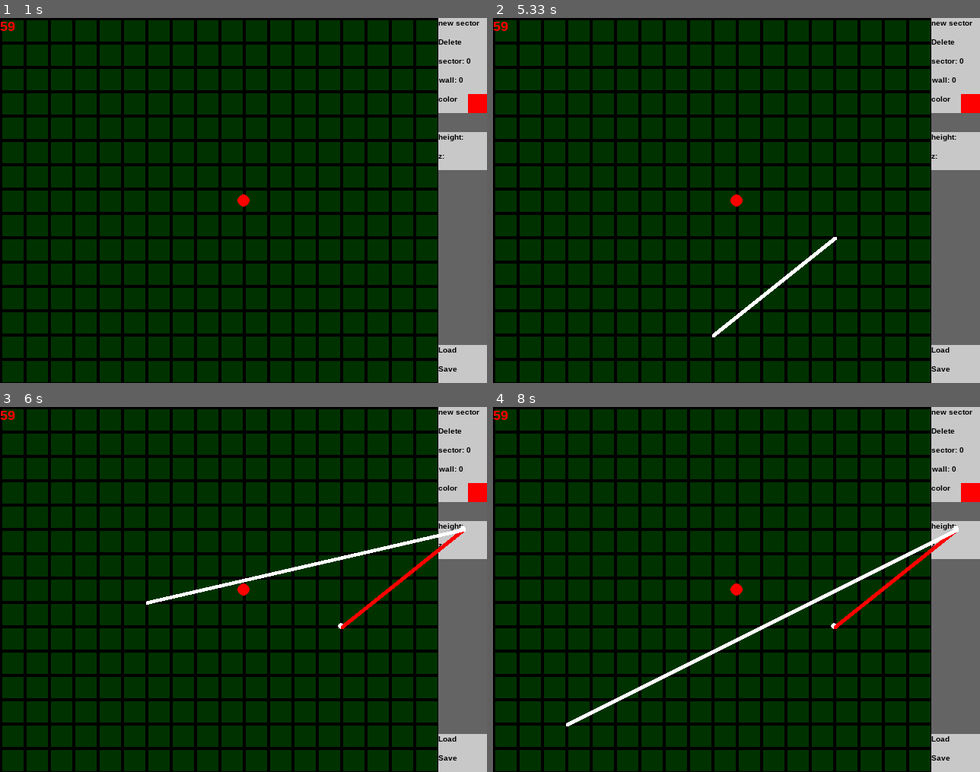
Above: before the commit, frames 1-4 (two rows, left to right).
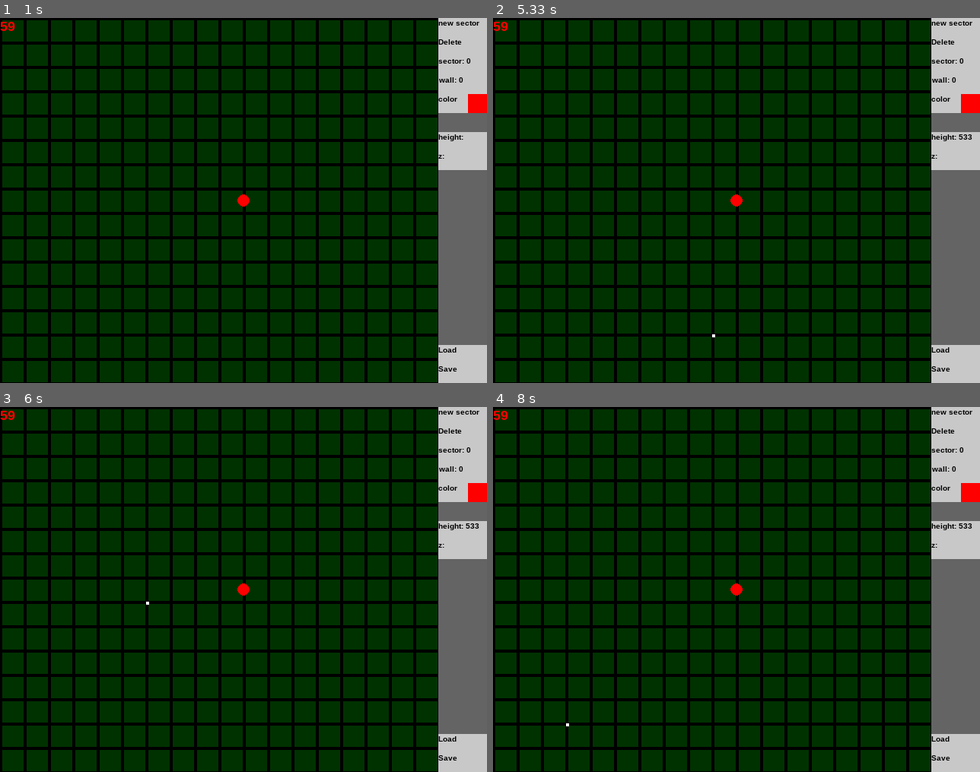
Above: after the commit, the same moments.

Repository: ArtonLong/pygame
Game: pygame game, started from 3d_rendering/main.py
Two runs of this game, one before a commit and one after it. Both use one fixed random seed, a clock stepped at 60 frames per second and the inputs below.
Inputs (mouse positions are in pixels of both pictures, inside the frame that each line leads up to):
- Up to frame 1 (1 s): tap I at 0.33 s; press the mouse at (462, 142) at 0.7 s; move the mouse to (409, 196) at 0.8 s; release the mouse at (355, 255) at 0.93 s
- Up to frame 2 (5.33 s): tap Space at 1, 2.23, 2.53, 2.73, 3.03, 3.23, 3.53, 3.8 s; tap I at 1.33, 4.07 s; hold Up 2.17-2.63 s; hold Right 2.67-3.13 s; hold Left 3.17-3.7 s; hold Down 3.73-4.03 s; click "new sector" at 4.45 s; press the mouse at (955, 142) at 4.77 s; move the mouse to (785, 240) at 4.87 s; move the mouse to (619, 339) at 4.97 s; release the mouse at (619, 339) at 5 s; press the mouse at (955, 142) at 5.1 s; move the mouse to (838, 233) at 5.2 s; move the mouse to (717, 328) at 5.3 s
- Up to frame 3 (6 s): release the mouse at (224, 717) at 5.33 s; press the mouse at (462, 531) at 5.43 s; move the mouse to (423, 574) at 5.53 s; move the mouse to (384, 618) at 5.63 s; release the mouse at (384, 618) at 5.67 s; press the mouse at (462, 531) at 5.77 s; move the mouse to (301, 567) at 5.87 s; move the mouse to (141, 604) at 5.97 s
- Up to frame 4 (8 s): release the mouse at (634, 604) at 6 s; press the mouse at (955, 531) at 6.1 s; move the mouse to (833, 534) at 6.2 s; move the mouse to (717, 542) at 6.3 s; release the mouse at (717, 542) at 6.33 s; press the mouse at (955, 531) at 6.43 s; move the mouse to (853, 593) at 6.53 s; move the mouse to (751, 655) at 6.63 s; release the mouse at (751, 655) at 6.67 s; press the mouse at (955, 531) at 6.77 s; move the mouse to (755, 498) at 6.87 s; move the mouse to (556, 469) at 6.97 s; release the mouse at (556, 469) at 7 s; press the mouse at (955, 531) at 7.1 s; move the mouse to (770, 494) at 7.2 s; move the mouse to (585, 458) at 7.3 s; release the mouse at (585, 458) at 7.33 s; press the mouse at (955, 531) at 7.43 s; move the mouse to (799, 545) at 7.53 s; move the mouse to (639, 563) at 7.63 s; release the mouse at (639, 563) at 7.67 s; press the mouse at (955, 531) at 7.77 s; move the mouse to (765, 626) at 7.87 s; move the mouse to (575, 720) at 7.97 s

Frame 1 is identical in both runs. In frame 2, 0.4% of the frame differs, in the area x 45-99%, y 31-88%; in frame 3, 1.0%; in frame 4, 1.3%, in the area x 15-99%, y 31-88%.

Commit message:
set height and z location

Diff:
--- a/3d_rendering/editor.py
+++ b/3d_rendering/editor.py
@@ -38,10 +38,23 @@
         self.height_btn = Button(self.menu_width, 25, SIZE[0]-self.menu_width, 150, "height: ")
         self.z_location_btn = Button(self.menu_width, 25, SIZE[0]-self.menu_width, 175, "z: ")
 
+        self.is_setting_height = False
+        self.height = ""
+        self.is_setting_z = False
+        self.z = ""
+
     def handle_click(self):
         current_time = time.time()
 
         if pygame.mouse.get_pressed()[0] and current_time - self.tslc > 0.25:
+            self.tslc = current_time
+            return True
+        return False
+
+    def press_delay(self):
+        current_time = time.time()
+
+        if current_time - self.tslc > 0.15:
             self.tslc = current_time
             return True
         return False
@@ -73,6 +86,8 @@
 
         self.sector_btn.text = f"sector: {self.selected_sector}"
         self.wall_btn.text = f"wall: {self.selected_wall}"
+        self.height_btn.text = f"height: {self.height}"
+        self.z_location_btn.text = f"z: {self.z}"
         pygame.draw.rect(self.DISPLAY_SURF, self.color, ((self.color_btn.x+(self.color_btn.width-25), self.color_btn.y),(25,25)))
 
         for i, s in enumerate(self.sectors):
@@ -111,6 +126,8 @@
             self.selected_sector += 1
             if self.selected_sector > len(self.sectors)-1:
                 self.selected_sector = 0
+            self.height = str(self.sectors[self.selected_sector].z2)
+            self.z = str(self.sectors[self.selected_sector].z1)
 
         if self.wall_btn.button_click() and not self.is_placing_sector:
             self.selected_wall += 1
@@ -134,8 +151,23 @@
             self.sectors[self.selected_sector].walls[self.selected_wall].c = self.color
 
         if self.height_btn.button_click() and not self.is_placing_sector:
-            pass
-
+            self.is_setting_height = True
+
+        if self.z_location_btn.button_click() and not self.is_placing_sector:
+            self.is_setting_z = True
+
+    def numpad(self):
+        keys = pygame.key.get_pressed()
+
+        for i, k in enumerate(keys):
+            if k:
+                if i == 42:
+                    return "b"
+                elif i == 40:
+                    return "e"
+                num = (i + 1) % 10
+                return num
+        return None
 
     def dict_to_sectors(self, d:dict):
         s = Sector(**d)
--- a/3d_rendering/main.py
+++ b/3d_rendering/main.py
@@ -191,6 +191,26 @@
             self.editor.placing_walls()
         self.editor.place_player()
 
+        if self.editor.is_setting_height and self.editor.press_delay():
+            num = self.editor.numpad()
+            if type(num) == int:
+                self.editor.height += str(num)
+            elif num == "b":
+                self.editor.height = self.editor.height[:-1]
+            elif num == "e":
+                self.editor.sectors[self.editor.selected_sector].z2 = int(self.editor.height)
+                self.editor.is_setting_height = False
+
+        if self.editor.is_setting_z and self.editor.press_delay():
+            num = self.editor.numpad()
+            if type(num) == int:
+                self.editor.z += str(num)
+            elif num == "b":
+                self.editor.z = self.editor.z[:-1]
+            elif num == "e":
+                self.editor.sectors[self.editor.selected_sector].z1 = int(self.editor.z)
+                self.editor.is_setting_z = False
+
     def menu_press_interval(self):
         current_time = time.time()
         if current_time - self.tslp > 0.5:
--- a/3d_rendering/map.json
+++ b/3d_rendering/map.json
@@ -2,7 +2,7 @@
     "sectors": [
         {
             "z1": 0,
-            "z2": 40,
+            "z2": 10,
             "ct": 1,
             "cb": 2,
             "d": 0,
